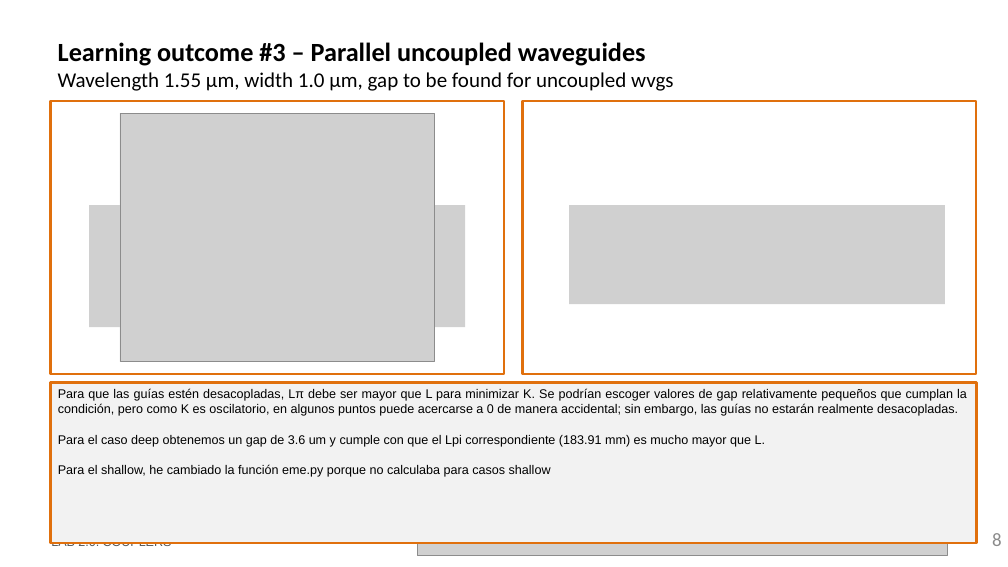
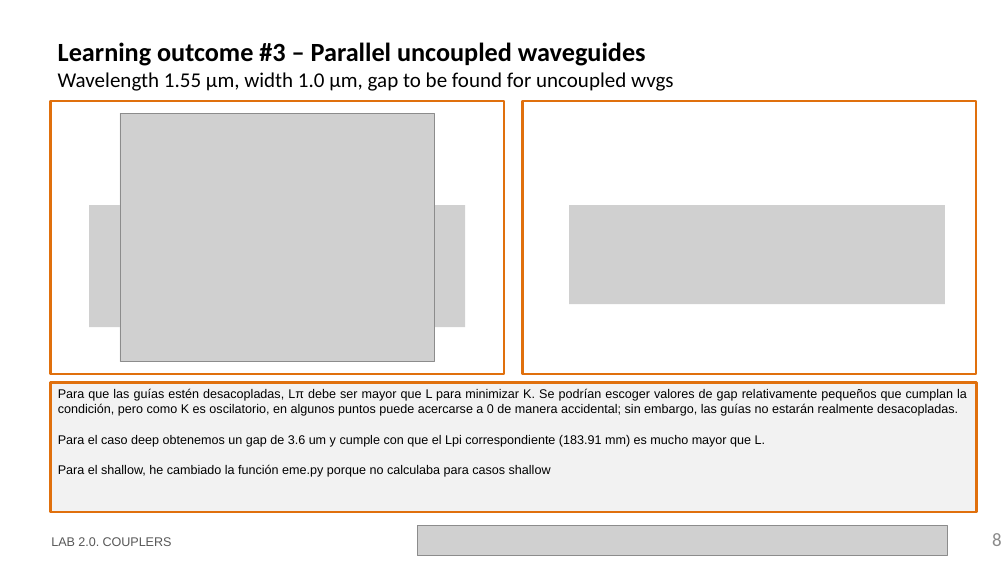
Before and after one commit to davidalcarria/pic-upv-lab2, a slide deck: slide 8 of LabBook_20.pptx. Drawn at 1008x567 pixels with LibreOffice and Linux fonts; fonts in the diff are those of the drawing; grey boxes stand for pictures; background and template pictures are left out. Boxes give left, top, right and bottom in pixels: in the first picture for what was removed or moved away, otherwise in the second. Text is boxed around its words. In the diff, an @@ line names an element or a change of style, - is before the commit and + after.

```diff
--- a/LabBook_20.pptx
+++ b/LabBook_20.pptx
@@ rectangle "Para que las guías estén ...": place and size @@
-rectangle "Para que las guías estén ..." at <box>51,383,977,543</box>
+rectangle "Para que las guías estén ..." at <box>51,383,977,513</box>
```
Also in this commit, not shown: 2 other slides changed.
